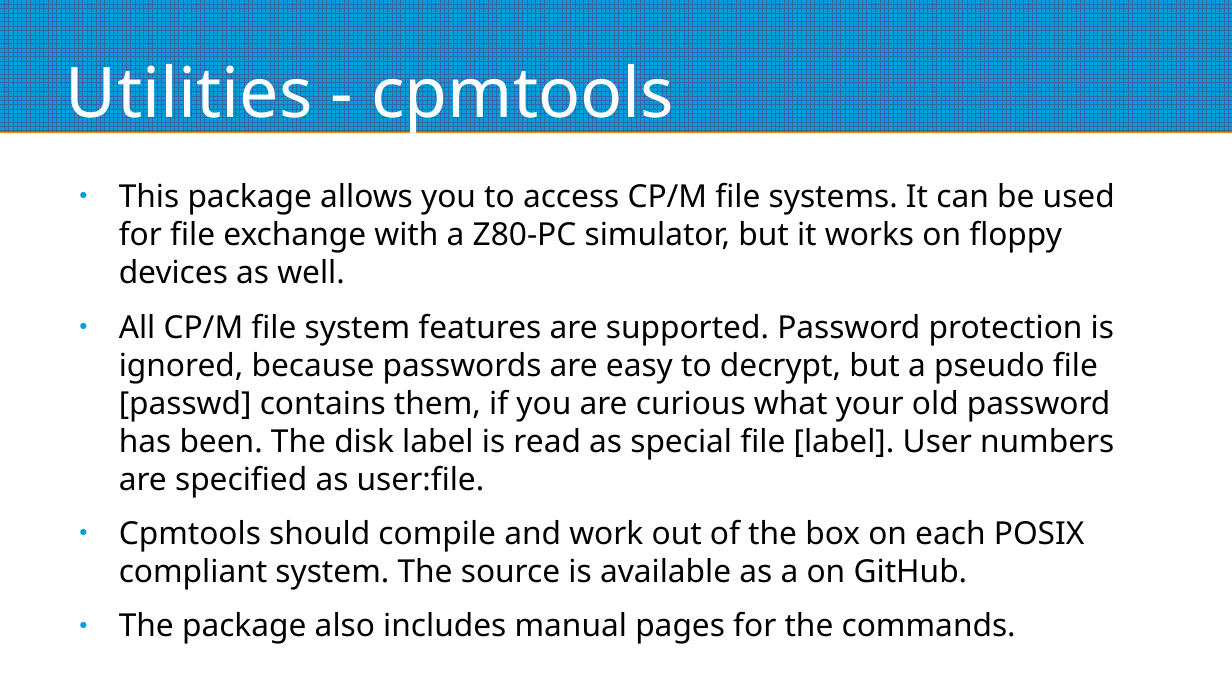
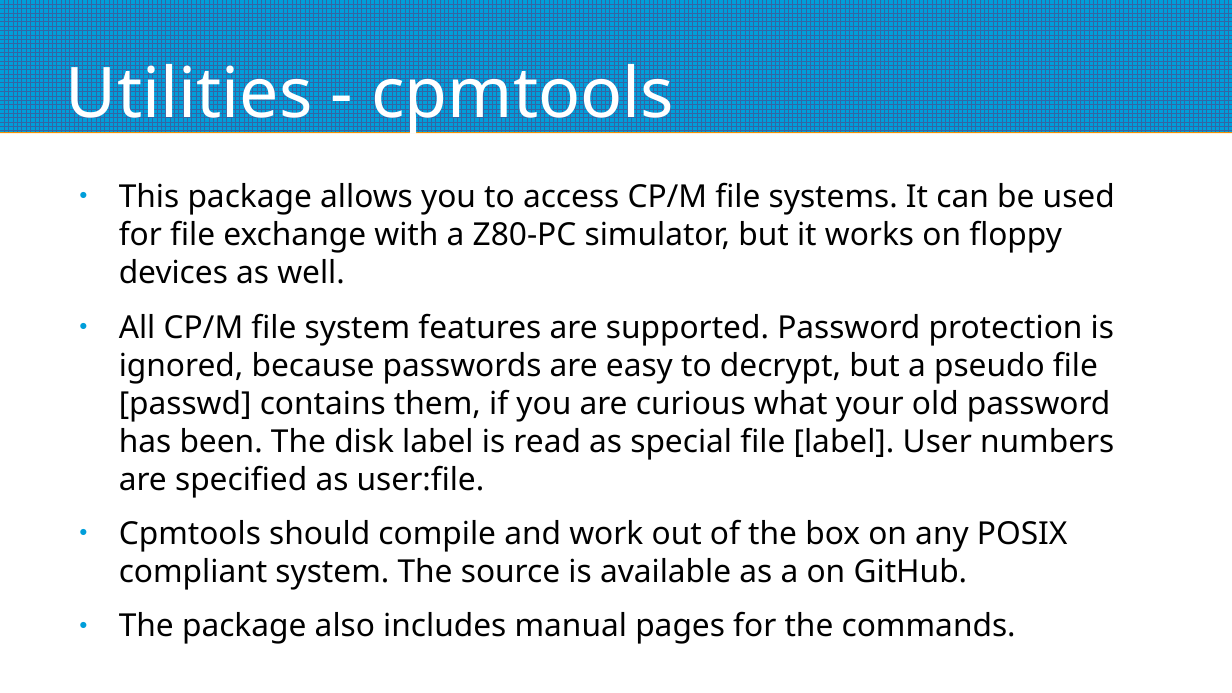
Before and after one commit to mggates39/Programming-With-CPM, a slide deck: slide 66 of CPM_Programming_Slides.odp. Drawn at 1232x693 pixels with LibreOffice and Linux fonts; fonts in the diff are those of the drawing. Boxes give left, top, right and bottom in pixels: in the first picture for what was removed or moved away, otherwise in the second. Text is boxed around its words. In the diff, an @@ line names an element or a change of style, - is before the commit and + after.

```diff
--- a/CPM_Programming_Slides.odp
+++ b/CPM_Programming_Slides.odp
@@ text at [119, 519, 1068, 590]: text changed @@
-● Cpmtools should compile and work out of the box on each POSIX compliant system. The source is available as a on GitHub.
+● Cpmtools should compile and work out of the box on any POSIX compliant system. The source is available as a on GitHub.
```
Also in this commit, not shown: 10 other slides changed, 1 other file.
